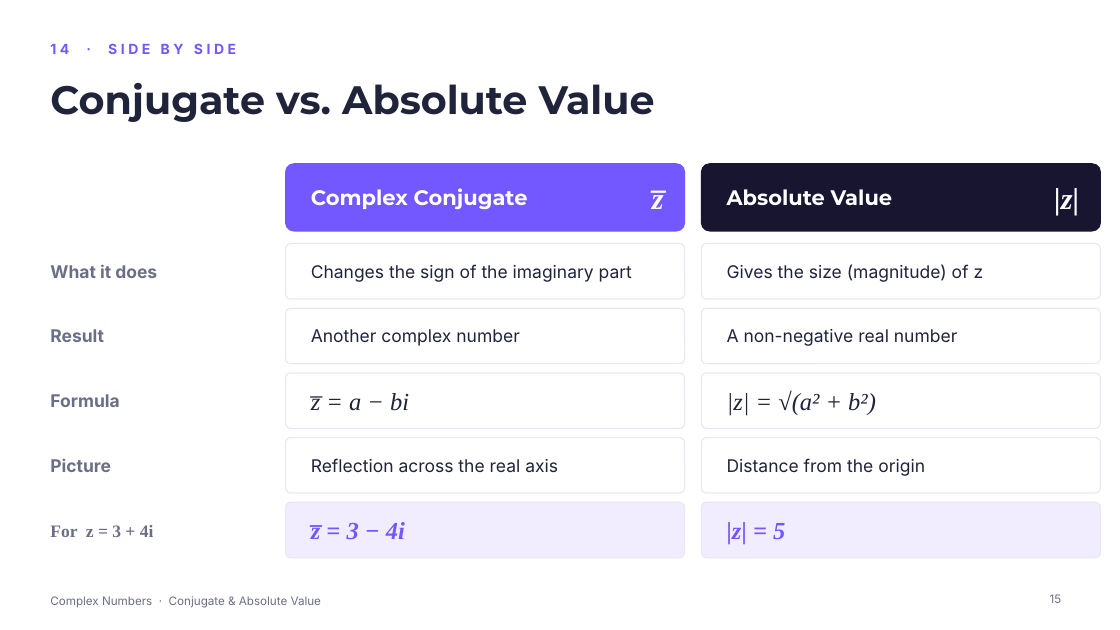
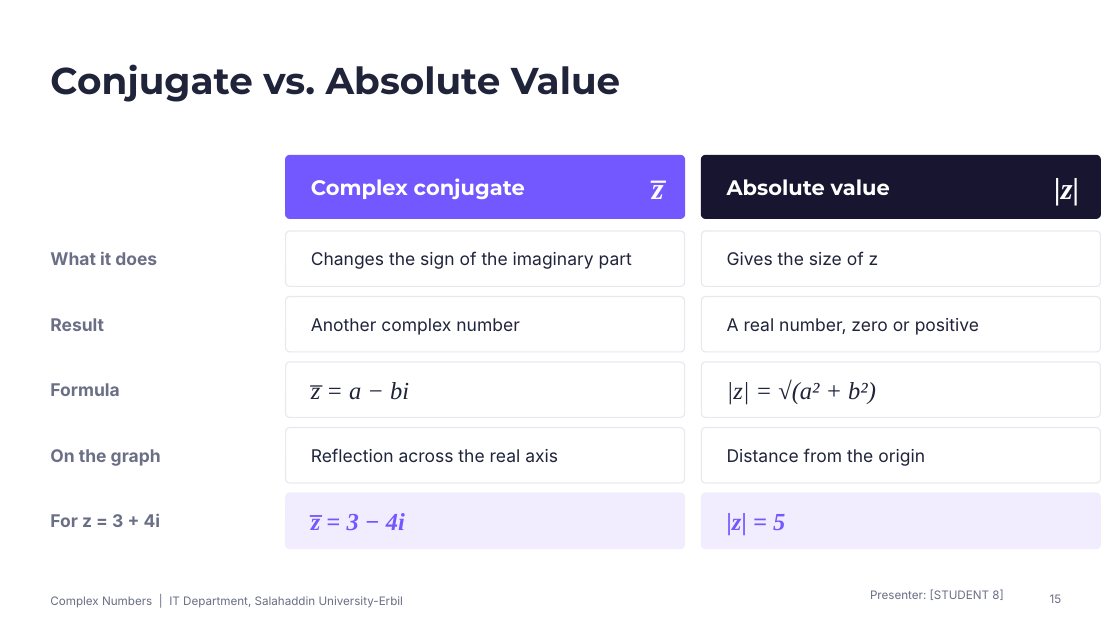
Before and after one commit to qaessafty-arch/shalaw, a slide deck: slide 15 of Complex_Numbers_Conjugate_and_Absolute_Value.pptx. Drawn at 1120x630 pixels with LibreOffice and Linux fonts; fonts in the diff are those of the drawing; background and template pictures are left out. Boxes give left, top, right and bottom in pixels: in the first picture for what was removed or moved away, otherwise in the second. Text is boxed around its words. In the diff, an @@ line names an element or a change of style, - is before the commit and + after.

```diff
--- a/Complex_Numbers_Conjugate_and_Absolute_Value.pptx
+++ b/Complex_Numbers_Conjugate_and_Absolute_Value.pptx
@@ title "Conjugate vs. Absolute Value": place and size @@
-title "Conjugate vs. Absolute Value" at (50,83,655,122)
+title "Conjugate vs. Absolute Value" at (50,64,620,102)
@@ title "Conjugate vs. Absolute Value" at (50,64,620,102): size 34 to 32 pt @@
@@ text removed at (50,43,236,54) @@
-14 · SIDE BY SIDE
@@ rounded rectangle: place and size @@
-rounded rectangle at (286,164,685,231)
+rounded rectangle at (286,155,685,218)
@@ text at (311,178,525,199): text changed @@
-Complex Conjugate
+Complex conjugate
@@ text "z̅": place and size @@
-text "z̅" at (652,190,657,209)
+text "z̅" at (652,180,657,199)
@@ rounded rectangle: place and size @@
-rounded rectangle at (702,164,1101,231)
+rounded rectangle at (702,155,1101,218)
@@ text at (727,179,890,195): text changed @@
-Absolute Value
+Absolute value
@@ text "|z|": place and size @@
-text "|z|" at (1054,188,1079,215)
+text "|z|" at (1054,178,1079,205)
@@ 2 texts, 2 rounded rectangles: place and size @@
-2 texts, 2 rounded rectangles at (50,244,1101,299)
+2 texts, 2 rounded rectangles at (50,231,1101,287)
@@ proportions changed in 10 elements at (286,428,685,483), (702,428,1101,483), (286,362,685,418), (702,362,1101,418), (286,155,685,218), (702,155,1101,218), (286,297,685,352), (702,297,1101,352), (286,231,685,287), (702,231,1101,287) @@
@@ text at (727,251,879,265): text changed @@
-Gives the size (magnitude) of z
+Gives the size of z
@@ text at (727,318,979,335): text changed @@
-A non-negative real number
+A real number, zero or positive
@@ text at (50,449,161,466): text changed @@
-Picture
+On the graph
@@ text "For z = 3 + ..." at (50,513,161,527): font Times New Roman to Inter @@
@@ 10 texts, 8 rounded rectangles: place and size @@
-10 texts, 8 rounded rectangles at (50,308,1101,558)
+10 texts, 8 rounded rectangles at (50,297,1101,549)
@@ rounded rectangle at (286,493,685,549): outline #E8E8F0 1 pt to #F1EDFF 1 pt; proportions changed @@
@@ rounded rectangle at (702,493,1101,549): outline #E8E8F0 1 pt to #F1EDFF 1 pt; proportions changed @@
@@ text at (50,596,403,608): text changed @@
-Complex Numbers · Conjugate & Absolute Value
+Complex Numbers | IT Department, Salahaddin University-Erbil
@@ text added at (870,589,1003,600), 10 pt, text #6B6F86 @@
+Presenter: [STUDENT 8]
```
Also in this commit, not shown: 17 other slides changed, 6 other files.
